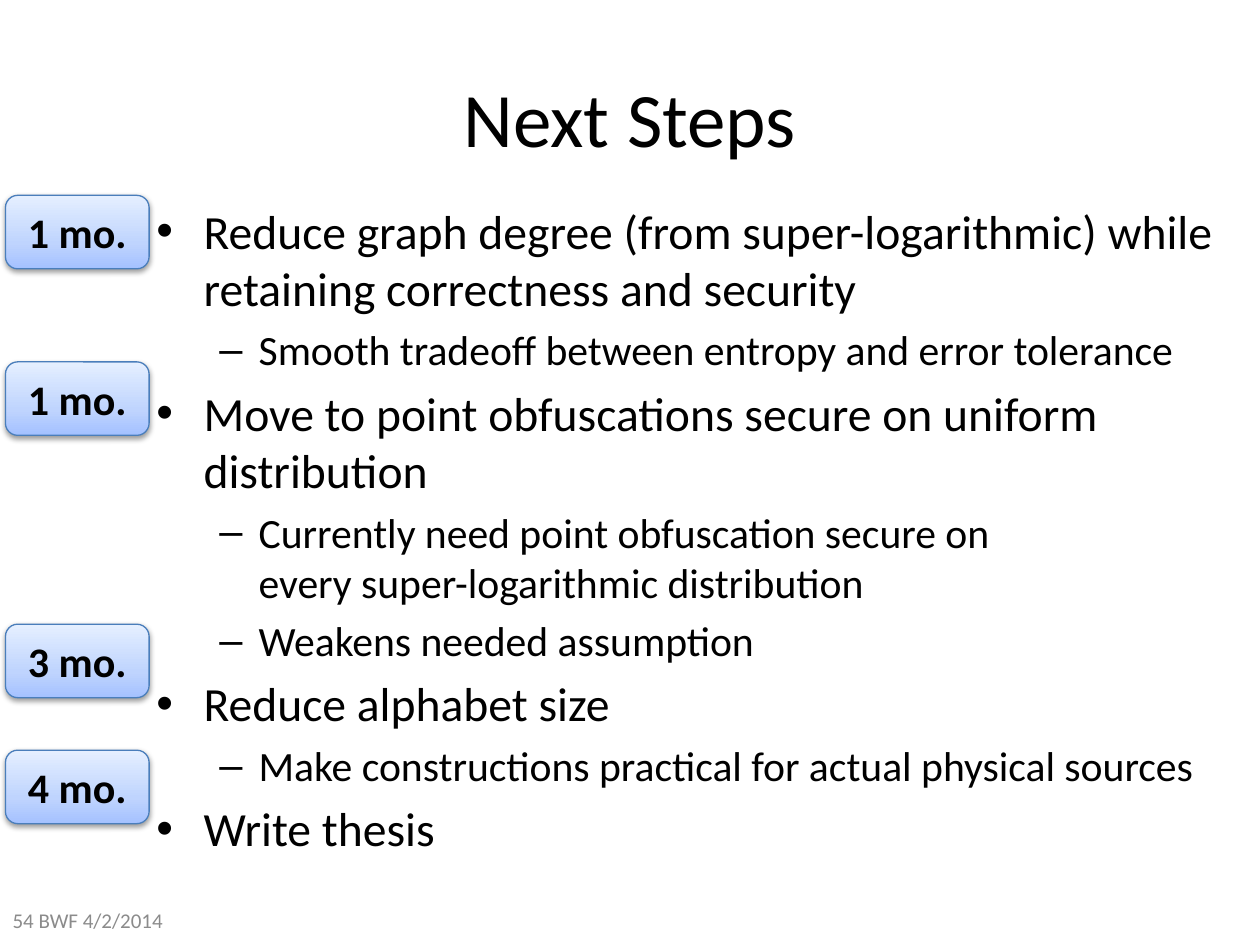
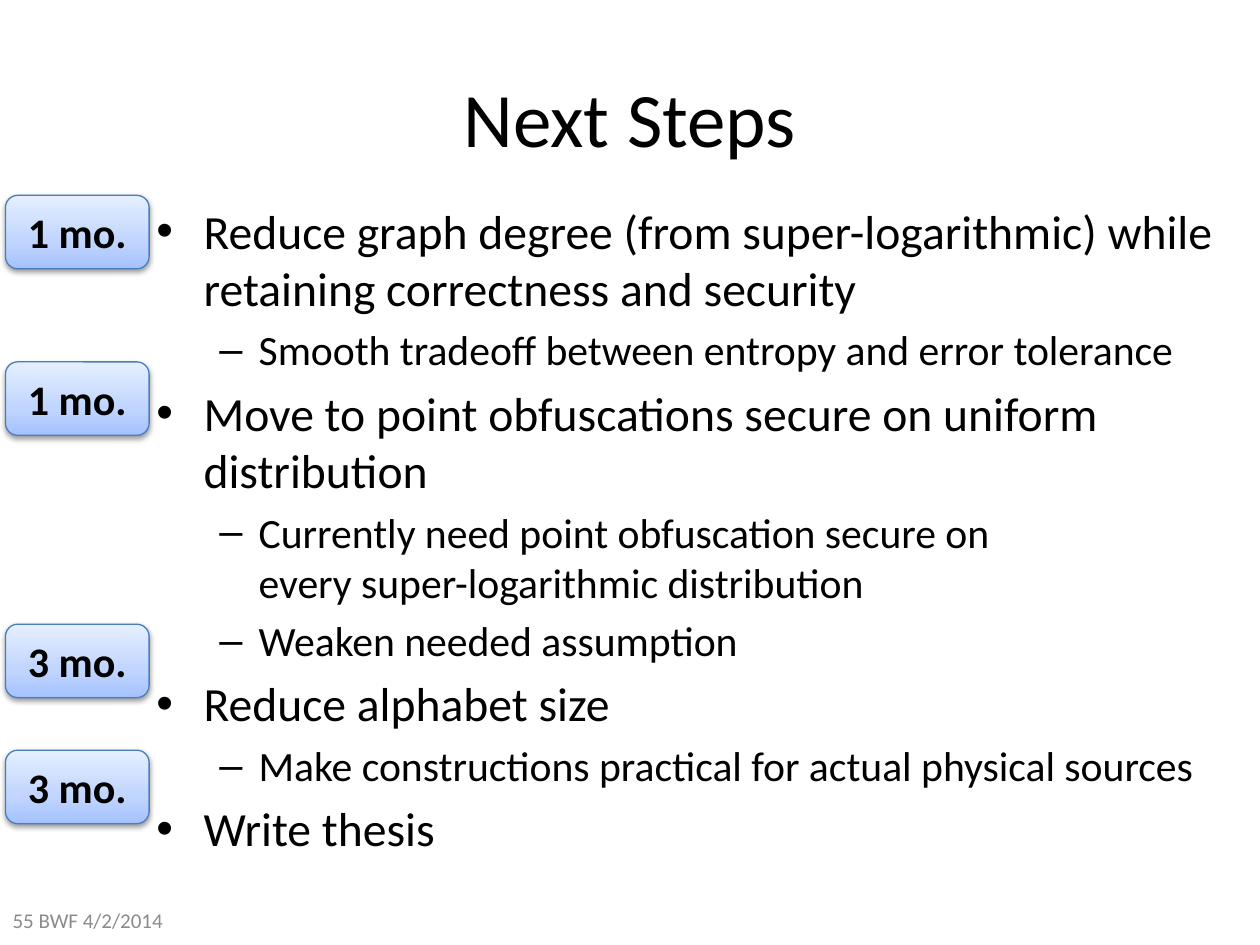
Before and after one commit to xianruimeng/comp-fuzzy-ext, a slide deck: slide 55 of constantRate/KeyDerivationWithNegativeUsable.pptx (slide 54 before the commit). Drawn at 1260x945 pixels with LibreOffice and Linux fonts; fonts in the diff are those of the drawing. Boxes give left, top, right and bottom in pixels: in the first picture for what was removed or moved away, otherwise in the second. Text is boxed around its words. In the diff, an @@ line names an element or a change of style, - is before the commit and + after.

```diff
--- a/constantRate/KeyDerivationWithNegativeUsable.pptx
+++ b/constantRate/KeyDerivationWithNegativeUsable.pptx
@@ text at (x1=259, y1=627, x2=737, y2=663): text changed @@
-  – Weakens needed assumption
+  – Weaken needed assumption
@@ text in rounded rectangle at (x1=28, y1=775, x2=127, y2=804): text changed @@
-4 mo.
+3 mo.
@@ text at (x1=13, y1=913, x2=163, y2=929): text changed @@
-54 BWF 4/2/2014
+55 BWF 4/2/2014
```
Also in this commit, not shown: 19 other slides changed, 3 slides added.
